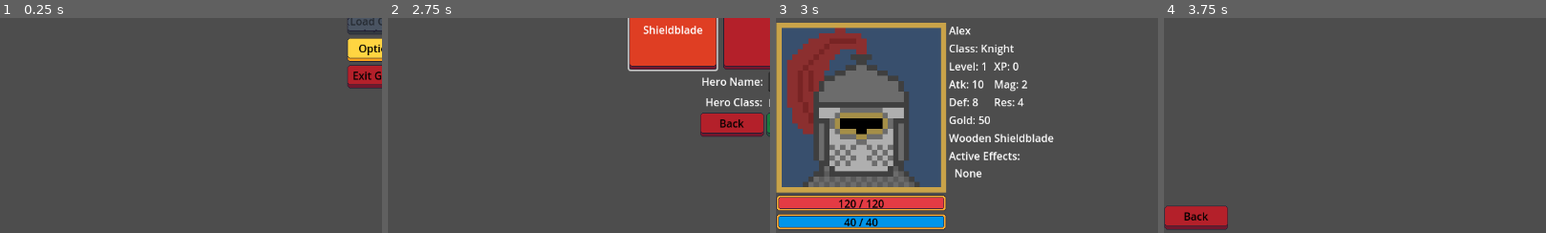
Above: before the commit, frames 1-4 (left to right).
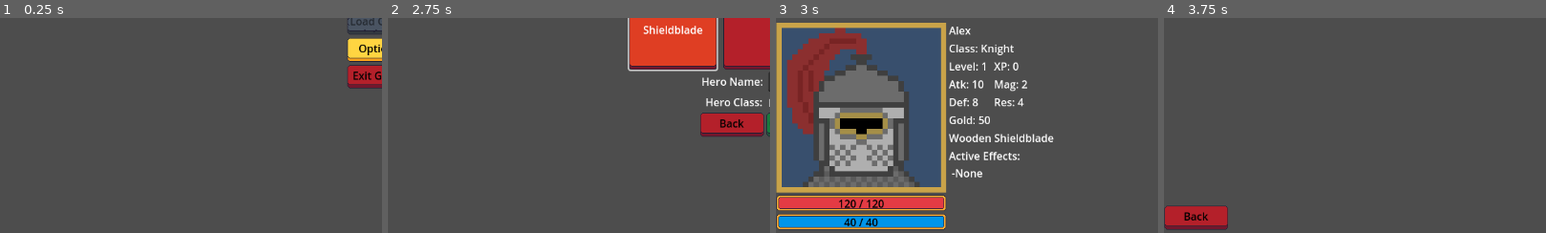
Above: after the commit, the same moments.

Repository: navtges3/PixelValley
Game: Godot game, scene res://scenes/ui/screens/main_menu_screen.tscn
Two runs of this game, one before a commit and one after it. Both use one fixed random seed, a clock stepped at 60 frames per second and the inputs below.
Inputs (mouse positions are % of the whole screen's width and height, from its top left):
- Up to frame 1 (0.25 s): no input
- Up to frame 2 (2.75 s): click "New Game" at 0.5 s; click (56, 65) at 1.27 s; type "Alex" at 1.35 s; click (38, 42) at 2.02 s
- Up to frame 3 (3 s): click "Create Hero" at 2.75 s
- Up to frame 4 (3.75 s): click "Quests" at 3.5 s
The pictures show only the part of the screen within x 0-50%, y 50-100%; the shares and areas given below are measured in that part.

Frames 1-2 are identical in both runs. In frame 3, 0.2% of the frame differs, in the area x 46-54%, y 70-75%; in frame 4, nothing differs.

Commit message:
Improved tooltip text for effects

Diff:
--- a/scripts/data/active_effect.gd
+++ b/scripts/data/active_effect.gd
@@ -64,3 +64,8 @@
 			target.stat_block.resistance -= effect.strength
 		Effect.EffectType.DEBUFF_RESISTANCE:
 			target.stat_block.resistance += effect.strength
+
+func get_tooltip() -> String:
+	var name = effect.type_to_string()
+	var turn_text = "turn" if remaining_turns == 1 else "turns"
+	return "%s +%d (%d %s)" % [name, effect.strength, remaining_turns, turn_text]
--- a/scripts/data/effect.gd
+++ b/scripts/data/effect.gd
@@ -31,11 +31,16 @@
 			return "Debuff Resistance"
 	return "Unknown"
 
+func is_buff() -> bool:
+	return type in [Effect.EffectType.BUFF_ATTACK, Effect.EffectType.BUFF_MAGIC, Effect.EffectType.BUFF_DEFENSE, Effect.EffectType.BUFF_RESISTANCE]
+
+func is_debuff() -> bool:
+	return type in [Effect.EffectType.DEBUFF_ATTACK, Effect.EffectType.DEBUFF_MAGIC, Effect.EffectType.DEBUFF_DEFENSE, Effect.EffectType.DEBUFF_RESISTANCE]
+
 func get_tooltip() -> String:
-	if duration > 1:
-		return "%s %d, %d turns" % [self.type_to_string(), strength, duration]
-	else:
-		return "%s %d, %d turn" % [self.type_to_string(), strength, duration]
+	var name = type_to_string()
+	var turn_text = "turn" if duration == 1 else "turns"
+	return "%s +%d (%d %s)" % [name, strength, duration, turn_text]
 
 func get_button_theme() -> Theme:
 	match type:
--- a/scripts/ui/components/hero_ui.gd
+++ b/scripts/ui/components/hero_ui.gd
@@ -60,12 +60,8 @@
 func _update_active_effects():
 	var active_effects_text = "Active Effects: "
 	if hero.active_effects.size() == 0:
-		active_effects_text += "\n  None"
+		active_effects_text += "\n -None"
 	else:
 		for ae in hero.active_effects:
-			active_effects_text += "\n%s %d" % [ae.effect.type_to_string(), ae.effect.strength]
-			if ae.effect.duration > 1:
-				active_effects_text += ", %d turns" % ae.effect.duration
-			else:
-				active_effects_text += ", %d turn" % ae.effect.duration
+			active_effects_text += "\n -%s" % ae.get_tooltip()
 	active_effects_label.text = active_effects_text
